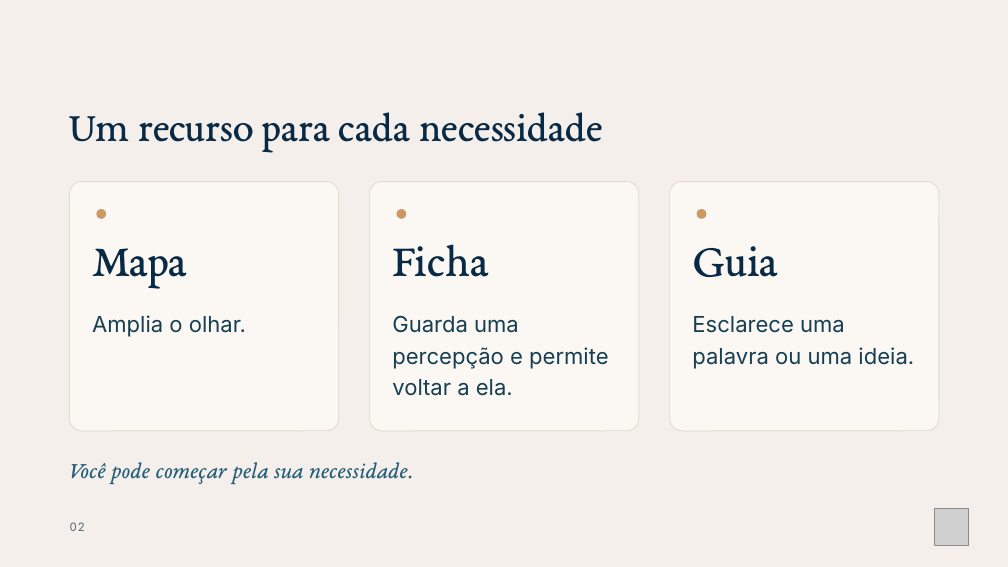
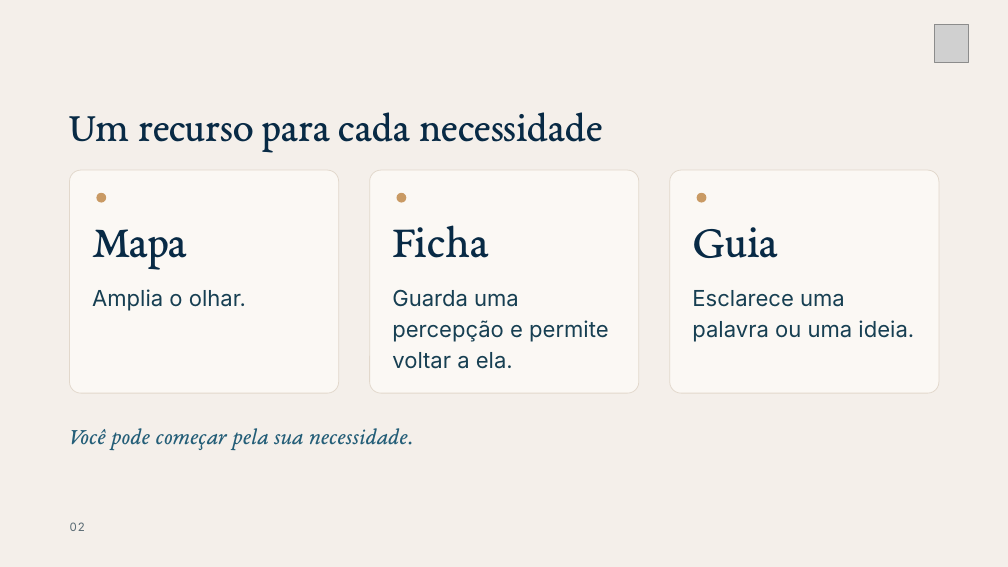
Before and after one commit to fabianodeliberalli/base-cognitiva-vault, a slide deck: slide 2 of 70 - Produções/Cursos/Curso - Nome Provisório/Materiais/Módulo 0/TSH · M0.2 · Como usar os materiais - padronizado.pptx. Drawn at 1008x567 pixels with LibreOffice and Linux fonts; fonts in the diff are those of the drawing; grey boxes stand for pictures. Boxes give left, top, right and bottom in pixels: in the first picture for what was removed or moved away, otherwise in the second. Text is boxed around its words. In the diff, an @@ line names an element or a change of style, - is before the commit and + after.

```diff
--- a/70 - Produções/Cursos/Curso - Nome Provisório/Materiais/Módulo 0/TSH · M0.2 · Como usar os materiais - padronizado.pptx
+++ b/70 - Produções/Cursos/Curso - Nome Provisório/Materiais/Módulo 0/TSH · M0.2 · Como usar os materiais - padronizado.pptx
@@ picture: place and size @@
-picture at bbox=[935, 508, 969, 546]
+picture at bbox=[935, 24, 969, 62]
@@ rounded rectangle: place and size @@
-rounded rectangle at bbox=[70, 181, 339, 431]
+rounded rectangle at bbox=[70, 170, 339, 393]
@@ rounded rectangle: place and size @@
-rounded rectangle at bbox=[370, 181, 639, 431]
+rounded rectangle at bbox=[370, 170, 639, 393]
@@ rounded rectangle: place and size @@
-rounded rectangle at bbox=[670, 181, 939, 431]
+rounded rectangle at bbox=[670, 170, 939, 393]
@@ 3 ellipses: place and size @@
-3 ellipses at bbox=[96, 209, 706, 219]
+3 ellipses at bbox=[96, 193, 706, 203]
@@ 3 texts: place and size @@
-3 texts at bbox=[92, 244, 778, 289]
+3 texts at bbox=[92, 225, 778, 270]
@@ 3 texts: place and size @@
-3 texts at bbox=[92, 315, 914, 396]
+3 texts at bbox=[92, 289, 914, 369]
@@ text "Você pode começar pela sua ...": place and size @@
-text "Você pode começar pela sua ..." at bbox=[70, 462, 413, 484]
+text "Você pode começar pela sua ..." at bbox=[70, 428, 413, 450]
```
Also in this commit, not shown: 14 other slides changed, 27 other files.
